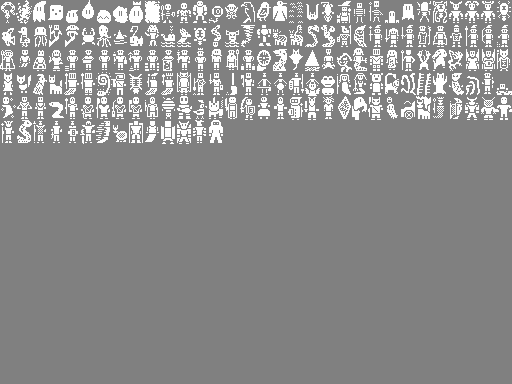
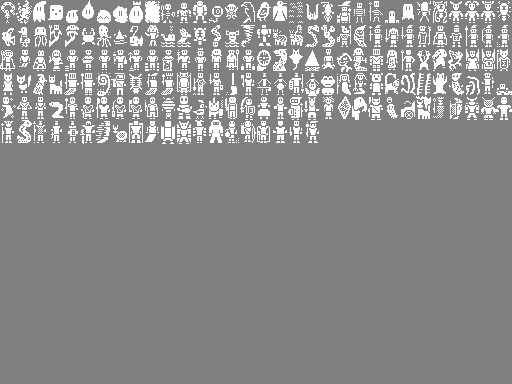
The second (512, 384) image is a revision of the first. Changes to its layers:
painted on "Background" over [225, 121, 319, 143]
